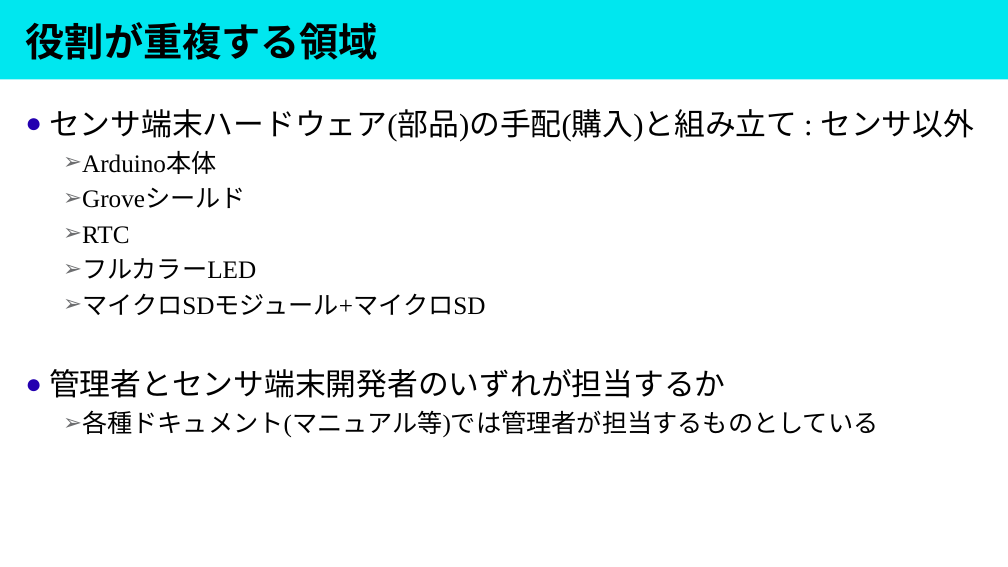
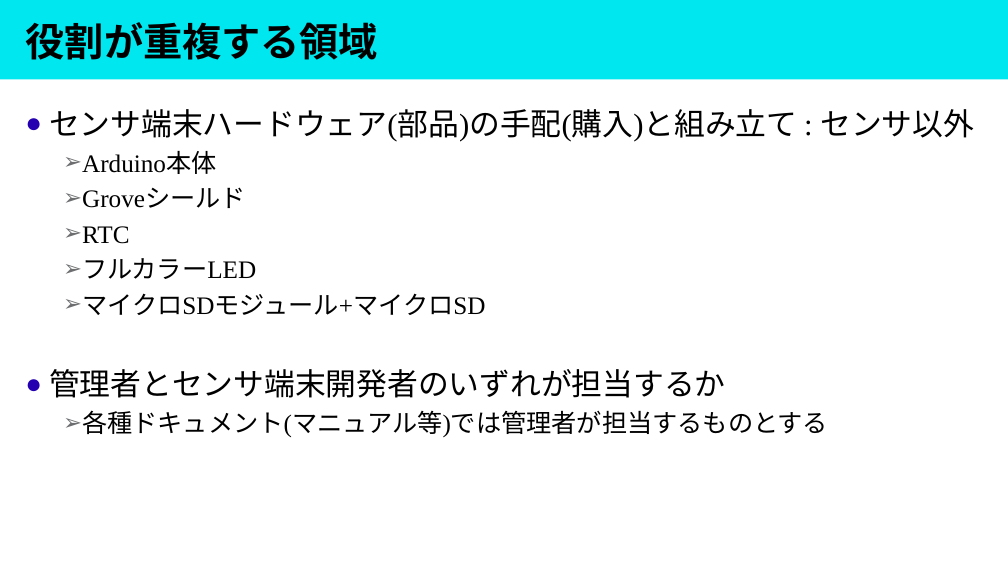
Before and after one commit to masaaki-noro/Gen_arduino_mqtt, a slide deck: slide 8 of Doc/Presentation/プロジェクト概要.pptx (slide 7 before the commit). Drawn at 1008x567 pixels with LibreOffice and Linux fonts; fonts in the diff are those of the drawing. Boxes give left, top, right and bottom in pixels: in the first picture for what was removed or moved away, otherwise in the second. Text is boxed around its words. In the diff, an @@ line names an element or a change of style, - is before the commit and + after.

```diff
--- a/Doc/Presentation/プロジェクト概要.pptx
+++ b/Doc/Presentation/プロジェクト概要.pptx
@@ text at bbox=[82, 410, 828, 437]: text changed @@
-  ➢ 各種ドキュメント(マニュアル等)では管理者が担当するものとしている
+  ➢ 各種ドキュメント(マニュアル等)では管理者が担当するものとする
```
Also in this commit, not shown: 3 other slides changed, 5 slides added, 3 slides removed, 47 other files.
